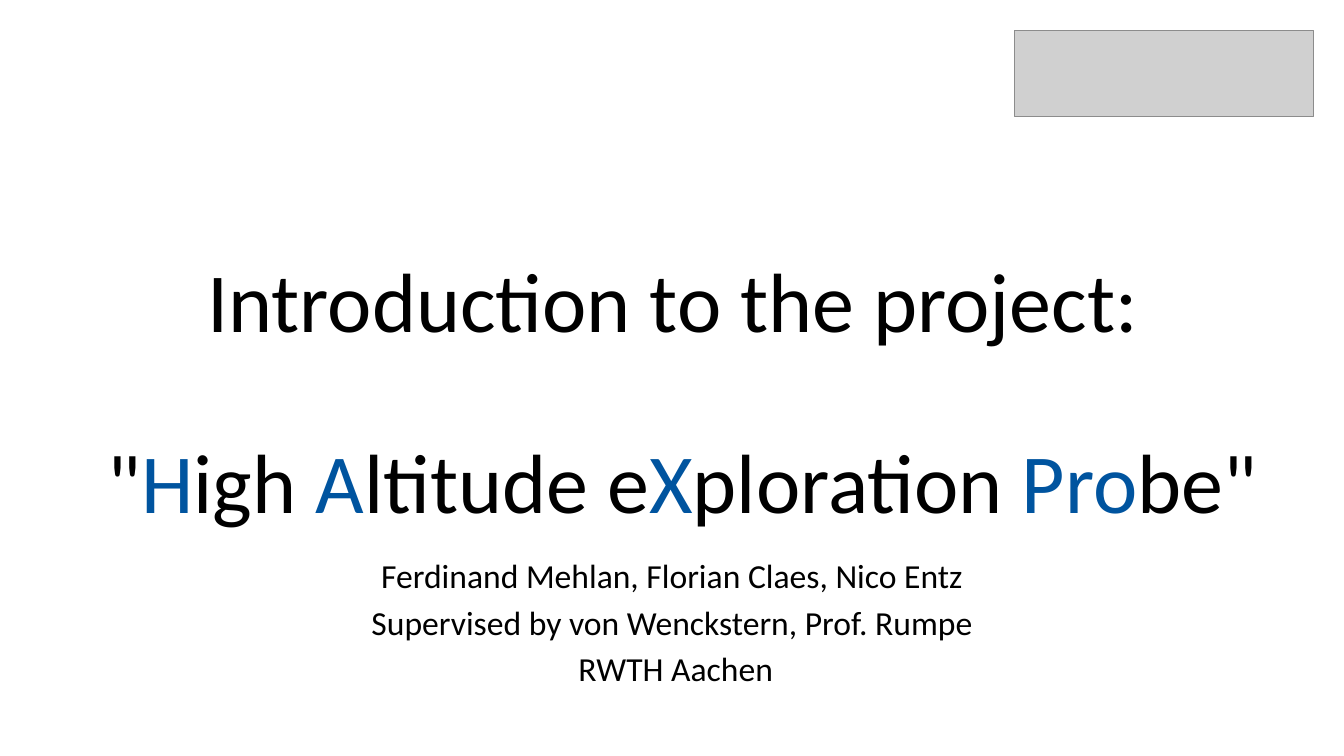
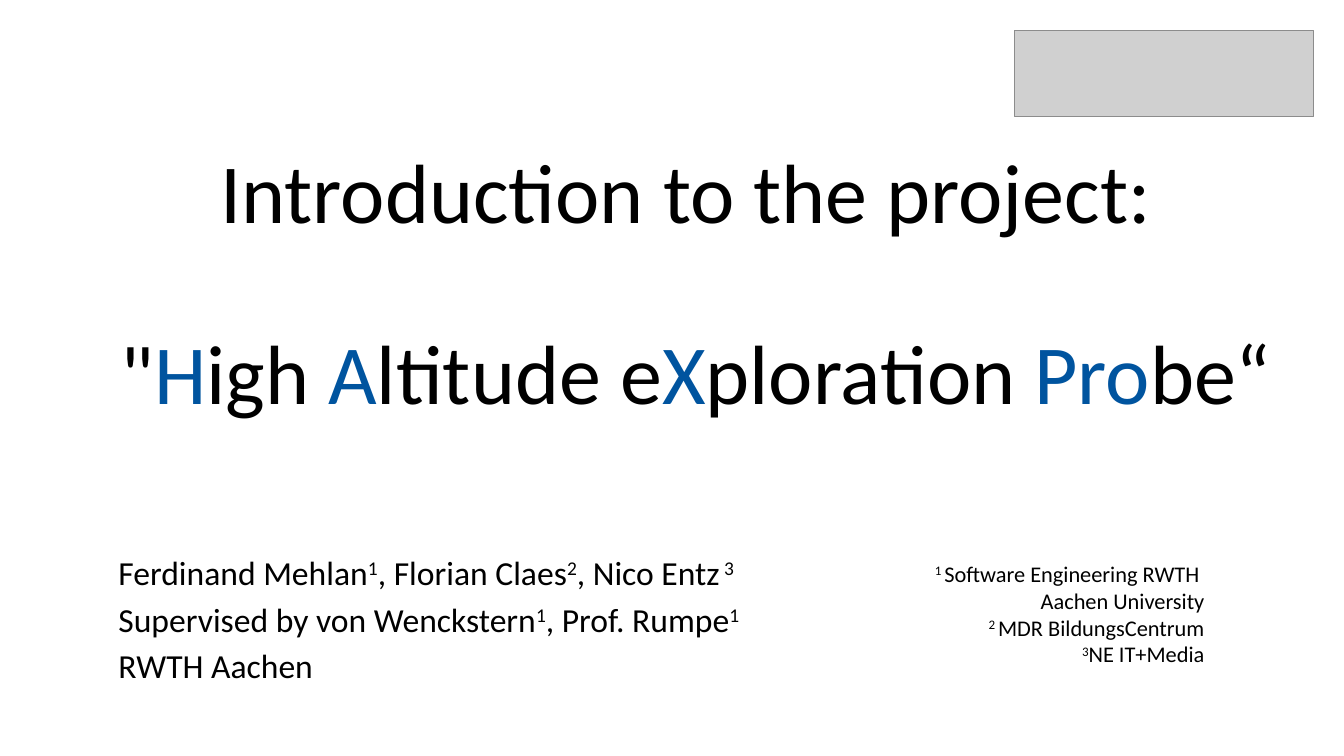
Before and after one commit to neitmedia/haxpro, a slide deck: slide 1 of Video/intro.pptx. Drawn at 1344x756 pixels with LibreOffice and Linux fonts; fonts in the diff are those of the drawing; grey boxes stand for pictures. Boxes give left, top, right and bottom in pixels: in the first picture for what was removed or moved away, otherwise in the second. Text is boxed around its words. In the diff, an @@ line names an element or a change of style, - is before the commit and + after.

Commit message:
new intro video

```diff
--- a/Video/intro.pptx
+++ b/Video/intro.pptx
@@ title at <box>120,164,1271,419</box>: text changed @@
-Introduction to the project:
-"High Altitude eXploration Probe"
+Introduction to the project:
+"High Altitude eXploration Probe“
@@ text "Ferdinand Mehlan1, Florian Claes2, Nico ...": place and size @@
-text "Ferdinand Mehlan1, Florian Claes2, Nico ..." at <box>371,564,972,682</box>
+text "Ferdinand Mehlan1, Florian Claes2, Nico ..." at <box>118,561,734,679</box>
@@ text at <box>118,561,734,638</box>: text changed @@
-Ferdinand Mehlan, Florian Claes, Nico Entz
-Supervised by von Wenckstern, Prof. Rumpe
+Ferdinand Mehlan1, Florian Claes2, Nico Entz 3
+Supervised by von Wenckstern1, Prof. Rumpe1
@@ text added at <box>935,566,1204,662</box>, 16 pt, text #000000 @@
+1 Software Engineering RWTH
+Aachen University
+2 MDR BildungsCentrum
+3NE IT+Media
@@ text at <box>118,654,313,679</box>: alignment centre to left @@
```
Also in this commit, not shown: 1 other slide changed, 2 other files.
